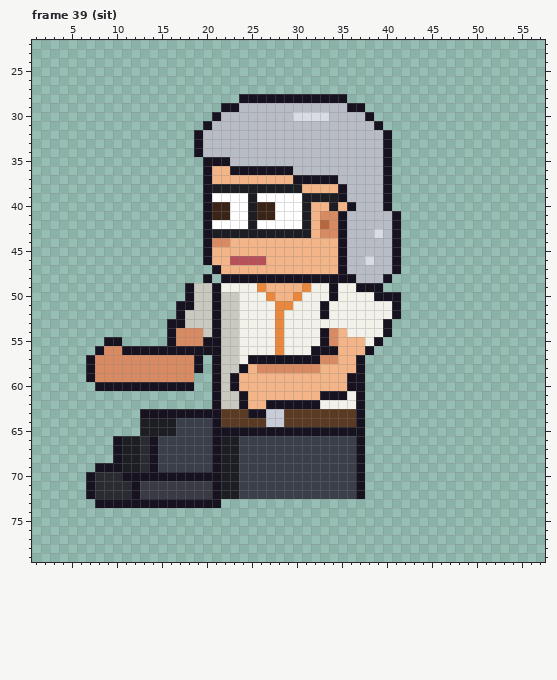
Edited in one commit: pixel-art file (sprites/clients/client_vetdoc_b_left_anim.aseprite). Above: the version before the commit.
64x80 pixels, 129 frames. Colours within 5 levels of each other are drawn and written as one. Shown: frame 39 (sit): x 1..57, y 22..79. The old version is drawn lined up with the new one. The commit also changed other frames, which this record leaves out.
The same view after the edit:
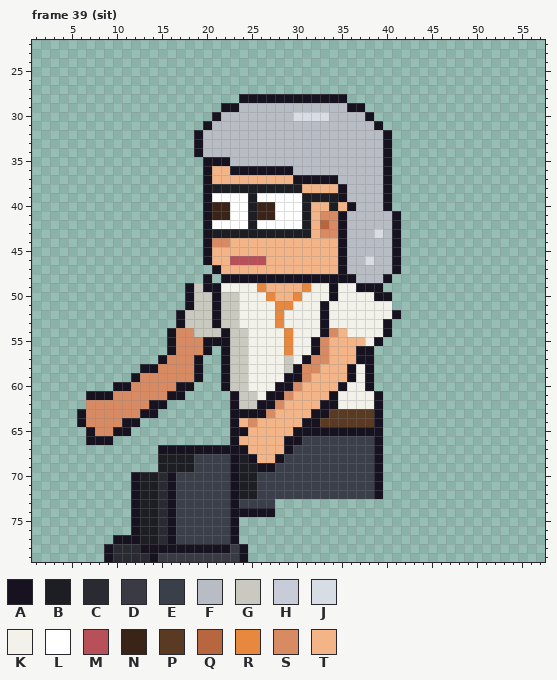
Palette (. is transparent): A #17121f  B #1c1e24  C #2a2a33  D #3a3a44  E #3a3f4a  F #b8bcc4  G #c9c9c0  H #c8ccd8  J #d8dce4  K #f2f2ea  L #ffffff  M #b8505a  N #3a2418  P #5a3a22  Q #b8663f  R #e8883e  S #d88a62  T #f3b488
The edit:
whole drawing moved by -2,-6 (the old picture is shown already moved)
Changed rows in their new state; - is an unchanged pixel.
Frame 39 (sit):
first column x 6:
49 --------------A---------------------
50 -----------------------------------.
51 -----------.-----------------------.
53 ----------.----------------A--------
54 -------------G-GA-G---KR------------
55 ---..-----------A-G---KR--AST-------
56 --........-SSS-.A-G---KR---ST--A----
57 -........A-----.A-GKKKKGK-S-T---A---
58 -......AA------.A-GKKKKGA-----AKA---
59 -.....A------A-.AGGKKKKAAS-----KA---
60 --..--SSSSS----.AGGKKKAAS----AKKA---
61 -AAASSSSSSAA---..AGGKAAS---T-K-KKA--
62 -SSSSSSSAA-----..AGGA-STTTTAA--KKA--
63 ASSSSSS--........AA--STTTTAA---PPA--
64 ASSSSAA..........ATSTTTTTAA----PPA--
65 -ASSAA-..........--TTTTT--------AA--
66 -AAA.............ATTTTTAA------EEA--
67 ----.....AAAAAA-AAATTTTA-------EEA--
68 ----.....BBBB--EEABATTA--------EEA--
69 --.......BBBB--EEABBAA---------EEA--
70 -.....-BBC-EEEEEEABB-----------EEA--
71 -.....-BBCAEEEEEEABB-----------EEA--
72 -.....-BBCAEEEEEEABB-----------EEA--
73 --....-BBC-EEEEEEAEEEE--------------
74 ------ABBCAEEEEEEAAAAA--------------
75 ------ABBCAEEEEEEA------------------
76 ------ABBCAEEEEEEA------------------
77 ----AAABBCAEEEEEEA------------------
78 ---ACCCAAAAAAAAAADA-----------------
79 ---ACCCCADDDDDDDDDA-----------------
Pixel boxes of the changes (left, top, right, bottom) in both pictures:
changed: (77, 283, 383, 562)
erased: (392, 292, 401, 310)
